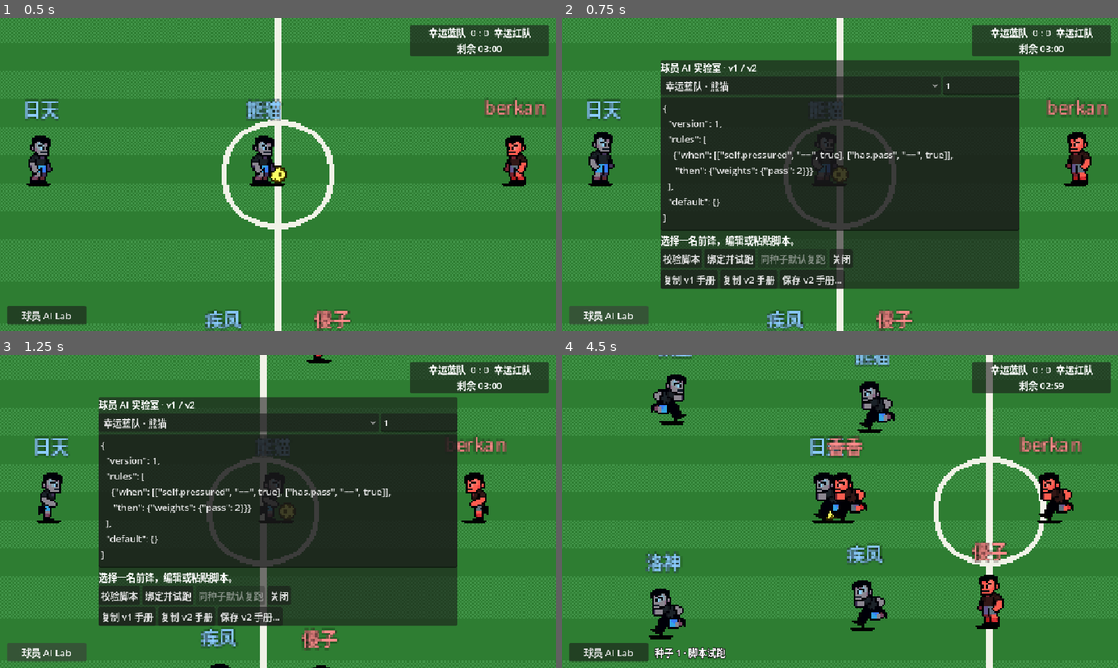
Above: before the commit, frames 1-4 (two rows, left to right).
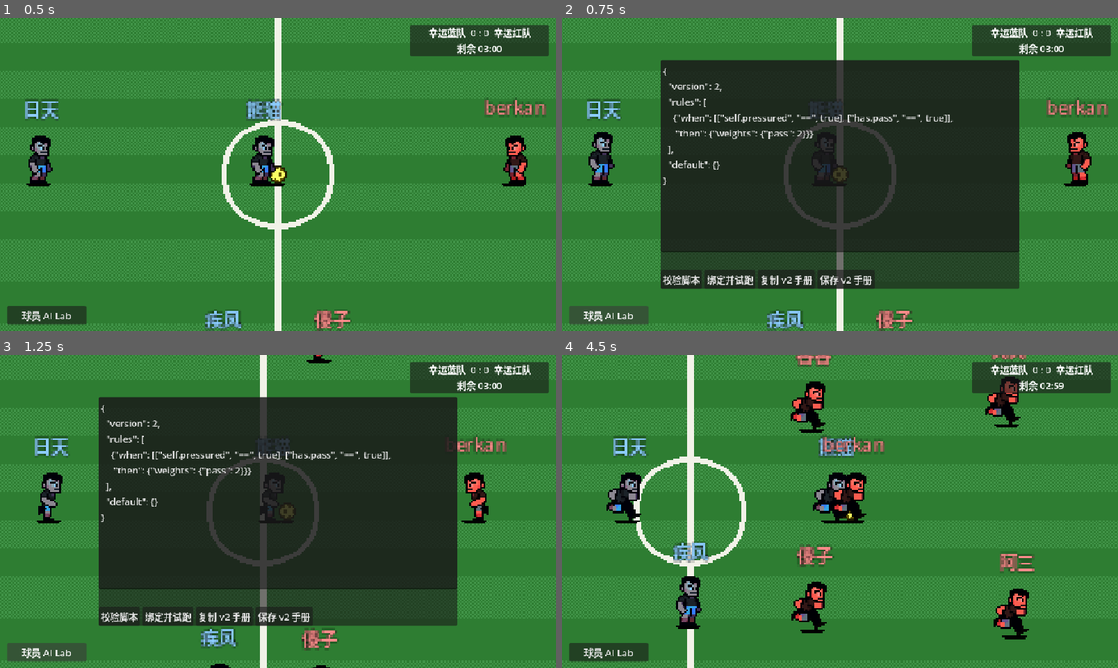
Above: after the commit, the same moments.

Repository: zerro12402/LuckyFootball
Game: Godot game, scene res://scenes/main/game_modes.tscn
Same seed, same stepped clock (60 frames per second), same inputs: the game is played once before the commit and once after it.
Inputs (mouse positions are in pixels of both pictures, inside the frame that each line leads up to):
- Up to frame 1 (0.5 s): no input
- Up to frame 2 (0.75 s): click "球员 AI Lab" at 0.5 s
- Up to frame 3 (1.25 s): no input
- Up to frame 4 (4.5 s): click (801, 423) at 1.25 s, where only the run before the commit has a clickable "幸运蓝队 · 熊猫"; click "校验脚本" at 2 s; click "绑定并试跑" at 2.75 s; tap Enter at 3.5 s; move the mouse to (962, 495) at 3.52 s; hold D (move_right) 3.53-4.25 s; tap M at 3.6 s; click (962, 495) at 3.67 s; tap Space at 3.77 s; drag from (728, 527) to (812, 574) at 4.27 s

Frame 1 is identical in both runs. In frame 2, 6.6% of the frame differs, in the area x 17-83%, y 13-86%; in frame 3, 6.6%; in frame 4, 16%, in the area x 8-94%, y 0-100%.

Commit message:
fix: 修复 AI Lab 关闭操作并精简编辑界面

Diff:
--- a/scenes/ui/player_ai_script_lab.tscn
+++ b/scenes/ui/player_ai_script_lab.tscn
@@ -21,25 +21,6 @@
 [node name="Rows" type="VBoxContainer" parent="Editor"]
 layout_mode = 2
 
-[node name="Title" type="Label" parent="Editor/Rows"]
-layout_mode = 2
-text = "球员 AI 实验室 · v1 / v2"
-
-[node name="Setup" type="HBoxContainer" parent="Editor/Rows"]
-layout_mode = 2
-
-[node name="ForwardChoice" type="OptionButton" parent="Editor/Rows/Setup"]
-unique_name_in_owner = true
-layout_mode = 2
-size_flags_horizontal = 3
-
-[node name="SeedInput" type="LineEdit" parent="Editor/Rows/Setup"]
-unique_name_in_owner = true
-custom_minimum_size = Vector2(132, 0)
-layout_mode = 2
-text = "1"
-placeholder_text = "比赛种子"
-
 [node name="ScriptSource" type="TextEdit" parent="Editor/Rows"]
 unique_name_in_owner = true
 custom_minimum_size = Vector2(0, 230)
@@ -51,7 +32,7 @@
 unique_name_in_owner = true
 layout_mode = 2
 autowrap_mode = 3
-text = "选择一名前锋，编辑或粘贴脚本。"
+text = ""
 
 [node name="Commands" type="HBoxContainer" parent="Editor/Rows"]
 layout_mode = 2
@@ -64,37 +45,17 @@
 [node name="RunButton" type="Button" parent="Editor/Rows/Commands"]
 unique_name_in_owner = true
 layout_mode = 2
-disabled = true
 text = "绑定并试跑"
 
-[node name="BaselineButton" type="Button" parent="Editor/Rows/Commands"]
-unique_name_in_owner = true
-layout_mode = 2
-disabled = true
-text = "同种子默认复跑"
-
-[node name="CloseButton" type="Button" parent="Editor/Rows/Commands"]
-unique_name_in_owner = true
-layout_mode = 2
-text = "关闭"
-
-[node name="ManualActions" type="HBoxContainer" parent="Editor/Rows"]
-layout_mode = 2
-
-[node name="ManualButton" type="Button" parent="Editor/Rows/ManualActions"]
-unique_name_in_owner = true
-layout_mode = 2
-text = "复制 v1 手册"
-
-[node name="TeamManualButton" type="Button" parent="Editor/Rows/ManualActions"]
+[node name="TeamManualButton" type="Button" parent="Editor/Rows/Commands"]
 unique_name_in_owner = true
 layout_mode = 2
 text = "复制 v2 手册"
 
-[node name="SaveTeamManualButton" type="Button" parent="Editor/Rows/ManualActions"]
+[node name="SaveTeamManualButton" type="Button" parent="Editor/Rows/Commands"]
 unique_name_in_owner = true
 layout_mode = 2
-text = "保存 v2 手册…"
+text = "保存 v2 手册"
 
 [node name="TeamManualSaveDialog" type="FileDialog" parent="."]
 unique_name_in_owner = true
--- a/scripts/app/game_mode_controller.gd
+++ b/scripts/app/game_mode_controller.gd
@@ -45,7 +45,7 @@
 
 ## Wires all mode buttons to independent scene instances.
 func _ready() -> void:
-	%ScriptLabButton.pressed.connect(_script_lab.open)
+	%ScriptLabButton.pressed.connect(_script_lab.toggle_editor)
 	_script_lab.trial_requested.connect(_start_script_trial)
 	_formal_match_button.pressed.connect(_show_formal_match)
 	_touch_dribble_button.pressed.connect(_show_touch_dribble)
@@ -104,9 +104,12 @@
 	%FormalFlowTestButton.set_pressed_no_signal(mode == Mode.FORMAL_FLOW_TEST)
 
 
-## Runs scripted and baseline trials through the same formal entry and lifecycle.
-func _start_script_trial(player_id: String, strategy: PlayerAIDecisionStrategy, seed_value: int) -> void:
-	show_mode(Mode.FORMAL_MATCH, seed_value, player_id, strategy)
+## Restarts a scripted trial with the current formal seed so repeated attempts can be compared.
+func _start_script_trial(binding_id: String, strategy: PlayerAIDecisionStrategy) -> void:
+	var previous := _active_mode_scene as FormalMatchBootstrap
+	var snapshot := previous.get_snapshot() if previous != null else null
+	var seed_value := snapshot.random_seed if snapshot != null else randi()
+	show_mode(Mode.FORMAL_MATCH, seed_value, binding_id, strategy)
 	var formal := _active_mode_scene as FormalMatchBootstrap
 	formal.presentation_frame_ready.connect(
 		func(_snapshot: MatchStateSnapshot, _events: Array[MatchEvent], _alpha: float) -> void:
@@ -114,9 +117,14 @@
 	formal.start_match()
 
 
-## Handles F1 even when a test field or the script editor has keyboard focus.
+## Handles Escape and F1 even when a test field or the script editor has keyboard focus.
 func _input(event: InputEvent) -> void:
-	if not event is InputEventKey or not event.pressed or event.echo or event.keycode != KEY_F1:
+	if not event is InputEventKey or not event.pressed or event.echo:
+		return
+	if event.keycode == KEY_ESCAPE and _script_lab.close_editor_from_keyboard():
+		get_viewport().set_input_as_handled()
+		return
+	if event.keycode != KEY_F1:
 		return
 	_test_panels_visible = not _test_panels_visible
 	_apply_test_panel_visibility()
--- a/scripts/app/player_ai_script_lab.gd
+++ b/scripts/app/player_ai_script_lab.gd
@@ -1,13 +1,12 @@
-## Owns local script editing, validated binding and same-seed trials without writing match state.
+## Owns local script editing, validated binding and manual export without writing match state.
 class_name PlayerAIScriptLab
 extends CanvasLayer
 
-signal trial_requested(binding_id: String, strategy: PlayerAIDecisionStrategy, seed_value: int)
+signal trial_requested(binding_id: String, strategy: PlayerAIDecisionStrategy)
 
-const MANUAL_PATH := "res://docs/player-ai-script-v1.md"
 const TEAM_MANUAL_PATH := "res://docs/player-ai-script-v2.md"
 const STARTER := """{
-  "version": 1,
+  "version": 2,
   "rules": [
     {"when": [["self.pressured", "==", true], ["has.pass", "==", true]],
      "then": {"weights": {"pass": 2}}}
@@ -17,18 +16,11 @@
 
 @onready var _editor: PanelContainer = %Editor
 @onready var _source: TextEdit = %ScriptSource
-@onready var _forward: OptionButton = %ForwardChoice
-@onready var _seed: LineEdit = %SeedInput
 @onready var _diagnostic: Label = %Diagnostic
 @onready var _run: Button = %RunButton
-@onready var _baseline: Button = %BaselineButton
 
 var _accepted_source := ""
 var _program: PlayerAIScript
-var _last_seed: int = -1
-var _data: DataRepository
-var _teams: TeamDataRepository
-var _choice_version := 0
 
 
 ## Connects normal controls to the same validation path used by nonvisual tests.
@@ -36,49 +28,31 @@
 	_source.text = STARTER
 	%ValidateButton.pressed.connect(_validate_editor)
 	_run.pressed.connect(_run_script)
-	_baseline.pressed.connect(_run_baseline)
-	%ManualButton.pressed.connect(_copy_manual.bind(MANUAL_PATH, 1))
-	%TeamManualButton.pressed.connect(_copy_manual.bind(TEAM_MANUAL_PATH, 2))
+	%TeamManualButton.pressed.connect(_copy_team_manual)
 	%SaveTeamManualButton.pressed.connect(_open_team_manual_save_dialog)
 	%TeamManualSaveDialog.file_selected.connect(_save_team_manual)
-	%CloseButton.pressed.connect(close)
 
 
-## Opens the editor and loads eligible bindings once from formal static data.
-func open() -> void:
-	show()
-	_editor.show()
-	if _teams == null:
-		_data = DataRepository.new()
-		if not _data.load_all():
-			_diagnostic.text = str(_data.last_errors)
-			return
-		_teams = _data.load_formal_teams()
-		if _teams == null:
-			_diagnostic.text = str(_data.last_errors)
-			return
-	_refresh_binding_options()
+## Toggles only the editor; the match continues underneath it.
+func toggle_editor() -> void:
+	if is_editor_open():
+		close()
+	else:
+		show()
+		_editor.show()
 
 
-## Offers two formal teams for v2 while preserving the blue-only v1 forward choices.
-func _refresh_binding_options() -> void:
-	var version := _program.interface_version() if _program != null else 1
-	if _teams == null or _choice_version == version:
-		return
-	_choice_version = version
-	_forward.clear()
-	for team in _teams.teams:
-		if version == 2 and team.team_id in ["home", "away"]:
-			_forward.add_item(team.display_name)
-			_forward.set_item_metadata(_forward.item_count - 1, team.team_id)
-		elif team.team_id == "home":
-			for entry in _teams.get_roster(team.team_id):
-				if not entry.default_position.begins_with("forward"):
-					continue
-				var player := _data.get_player_by_id(entry.player_id)
-				_forward.add_item("%s · %s" % [team.display_name, player.display_name])
-				_forward.set_item_metadata(_forward.item_count - 1, entry.player_id)
-	_run.disabled = _forward.item_count == 0
+func is_editor_open() -> bool:
+	return visible and _editor.visible
+
+
+
+## Lets an active file dialog handle Escape before the underlying editor.
+func close_editor_from_keyboard() -> bool:
+	if not is_editor_open() or %TeamManualSaveDialog.visible:
+		return false
+	close()
+	return true
 
 
 ## Hides the lab without affecting the currently running match.
@@ -97,7 +71,6 @@
 		return false
 	_accepted_source = source
 	_program = result["script"]
-	_refresh_binding_options()
 	_diagnostic.text = "校验通过 · 接口 v%d" % _program.interface_version()
 	return true
 
@@ -113,41 +86,40 @@
 	submit(_source.text)
 
 
-## Freezes the compiled program and seed before requesting a fresh formal scene.
+## Binds v2 to the blue team and keeps v1 usable with the first blue forward.
 func _run_script() -> void:
-	var value := _seed.text.strip_edges()
-	if not value.is_valid_int() or value.to_int() < 0 or value.to_int() > 2147483647:
-		_diagnostic.text = "种子须为 0 到 2147483647 的整数"
+	if not submit(_source.text):
 		return
-	if not submit(_source.text) or _forward.selected < 0:
+	var binding_id := "home" if _program.interface_version() == 2 else _first_blue_forward()
+	if binding_id.is_empty():
 		return
-	_last_seed = value.to_int()
-	_baseline.disabled = false
-	var binding_id: String = _forward.get_item_metadata(_forward.selected)
-	_begin_trial(binding_id, _program, _last_seed)
+	_editor.hide()
+	%LiveStatus.text = ""
+	trial_requested.emit(binding_id, _program)
 
 
-## Reuses the most recent scripted trial's seed and the same formal match setup.
-func _run_baseline() -> void:
-	if _last_seed >= 0:
-		_begin_trial("", null, _last_seed)
+## Resolves the legacy forward from the roster instead of hard-coding a player ID.
+func _first_blue_forward() -> String:
+	var data := DataRepository.new()
+	if data.load_all():
+		var teams := data.load_formal_teams()
+		if teams != null:
+			for entry in teams.get_roster("home"):
+				if entry.default_position.begins_with("forward"):
+					return entry.player_id
+	_diagnostic.text = "无法读取蓝队前锋阵容"
+	return ""
 
-
-## Keeps diagnostics accessible while removing the editor from the playing area.
-func _begin_trial(player_id: String, strategy: PlayerAIDecisionStrategy, seed_value: int) -> void:
-	_editor.hide()
-	%LiveStatus.text = "种子 %d · %s" % [seed_value, "默认策略" if strategy == null else "脚本试跑"]
-	trial_requested.emit(player_id, strategy, seed_value)
 
 
 ## Shares the versioned manual as plain text without opening a browser.
-func _copy_manual(path: String, version: int) -> void:
-	var manual := FileAccess.get_file_as_string(path)
+func _copy_team_manual() -> void:
+	var manual := FileAccess.get_file_as_string(TEAM_MANUAL_PATH)
 	if manual.is_empty():
 		_diagnostic.text = "无法读取脚本手册"
 		return
 	DisplayServer.clipboard_set(manual)
-	_diagnostic.text = "接口 v%d 手册已复制" % version
+	_diagnostic.text = "v2 手册已复制"
 
 
 ## Prompts the player for a destination outside the read-only packaged project.
--- a/tests/unit/test_scripted_ai_lab.gd
+++ b/tests/unit/test_scripted_ai_lab.gd
@@ -26,10 +26,21 @@
 	menu._input(f1)
 	_check(lab.visible and lab_button.is_visible_in_tree() and not test_menu.visible,
 		"F1 changes the test menu without closing the public lab")
-	_check(lab._forward.item_count == 2, "The lab lists only the two blue-team forwards")
-	for index in range(lab._forward.item_count):
-		_check(lab._forward.get_item_text(index).begins_with("幸运蓝队 · "),
-			"The lab never offers a red-team player")
+	var initial := menu._active_mode_scene as FormalMatchBootstrap
+	var seed_value := initial.get_snapshot().random_seed
+	var commands := lab.get_node("Editor/Rows/Commands")
+	_check(commands.get_child_count() == 4, "The editor has only four action buttons")
+	lab_button.pressed.emit()
+	_check(not lab.is_editor_open() and menu._active_mode_scene == initial,
+		"The lab entrance closes the editor without replacing the match")
+	lab_button.pressed.emit()
+	var escape := InputEventKey.new()
+	escape.keycode = KEY_ESCAPE
+	escape.pressed = true
+	menu._input(escape)
+	_check(not lab.is_editor_open() and menu._active_mode_scene == initial,
+		"Escape closes the editor without replacing the match")
+	lab_button.pressed.emit()
 	_validate_examples()
 	_test_save_manual(lab)
 
@@ -44,7 +55,6 @@
 		"default": {}
 	}"""
 	lab._source.text = tactic
-	lab._seed.text = "42"
 	_check(lab.submit(tactic), "A strategy written from the manual passes the public submit flow")
 	var program := lab._program
 	_check(not lab.submit('{"version":3,"rules":[],"default":{}}') and lab._program == program,
@@ -64,15 +74,14 @@
 	lab._run.pressed.emit()
 	var replay := menu._active_mode_scene as FormalMatchBootstrap
 	_check(_trace(replay) == first_trace, "Same script and seed replay the same decisions and positions")
-	lab._seed.text = "99"
-	lab._baseline.pressed.emit()
+	menu.show_mode(GameModeController.Mode.FORMAL_MATCH, seed_value)
 	var baseline := menu._active_mode_scene as FormalMatchBootstrap
-	_check(baseline.get_snapshot().random_seed == 42 and baseline.scripted_player_id.is_empty()
+	_check(baseline.get_snapshot().random_seed == seed_value and baseline.scripted_player_id.is_empty()
 		and baseline._production_ai._decision_strategy == null, "Baseline uses the last trial seed and built-in AI")
 	_check(baseline.get_snapshot().home_team_id == replay.get_snapshot().home_team_id
 		and baseline.get_snapshot().away_team_id == replay.get_snapshot().away_team_id,
 		"Baseline uses the same teams")
-	_test_team_trial(menu, lab)
+	_test_team_trial(menu, lab, seed_value)
 	menu.free()
 	for failure in _failures:
 		push_error(failure)
@@ -93,7 +102,7 @@
 
 
 ## Uses the published team example for one binding, deterministic replay and an unbound baseline.
-func _test_team_trial(menu: GameModeController, lab: PlayerAIScriptLab) -> void:
+func _test_team_trial(menu: GameModeController, lab: PlayerAIScriptLab, seed_value: int) -> void:
 	var text := FileAccess.get_file_as_string(PlayerAIScriptLab.TEAM_MANUAL_PATH)
 	var sections := text.split("```json")
 	_check(sections.size() == 2, "The v2 manual includes a runnable four-role script")
@@ -101,28 +110,23 @@
 		return
 	lab._source.text = sections[1].get_slice("```", 0)
 	_check(lab.submit(lab._source.text), "The official editor accepts the v2 manual example")
-	_check(lab._forward.item_count == 2, "v2 lists the two eligible teams")
-	for index in range(lab._forward.item_count):
-		if lab._forward.get_item_metadata(index) == "away":
-			lab._forward.select(index)
-	lab._seed.text = "42"
 	lab._run.pressed.emit()
 	var formal := menu._active_mode_scene as FormalMatchBootstrap
-	_check(formal.scripted_team_id == "away" and formal.scripted_player_id.is_empty()
+	_check(formal.scripted_team_id == "home" and formal.scripted_player_id.is_empty()
 		and formal._production_ai._decision_strategy == lab._program, "v2 binds one compiled program to the selected team")
 	var first := _trace(formal)
 	lab._run.pressed.emit()
 	var replay := menu._active_mode_scene as FormalMatchBootstrap
 	_check(_trace(replay) == first, "Team trial replays with identical actions and positions")
-	lab._baseline.pressed.emit()
+	menu.show_mode(GameModeController.Mode.FORMAL_MATCH, seed_value)
 	var baseline := menu._active_mode_scene as FormalMatchBootstrap
-	_check(baseline.get_snapshot().random_seed == 42 and baseline.scripted_team_id.is_empty()
+	_check(baseline.get_snapshot().random_seed == seed_value and baseline.scripted_team_id.is_empty()
 		and baseline._production_ai._decision_strategy == null, "Team baseline retains the seed and disables binding")
 
 
 ## Reads each published JSON block through the exact parser used by the editor.
 func _validate_examples() -> void:
-	var text := FileAccess.get_file_as_string(PlayerAIScriptLab.MANUAL_PATH)
+	var text := FileAccess.get_file_as_string("res://docs/player-ai-script-v1.md")
 	var sections := text.split("```json")
 	_check(sections.size() >= 3, "The published manual contains runnable examples")
 	for index in range(1, sections.size()):
Not shown, changed: docs/player-ai-script-v1.md
Not shown, changed: docs/player-ai-script-v2.md
